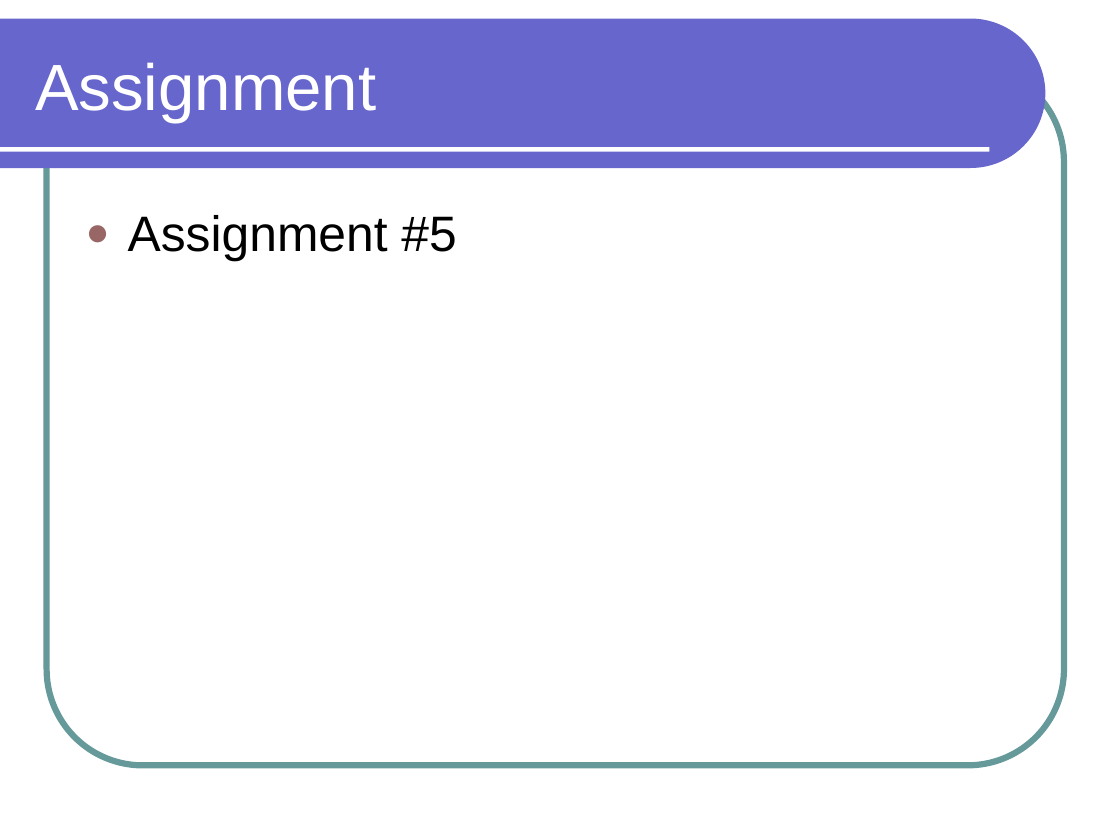
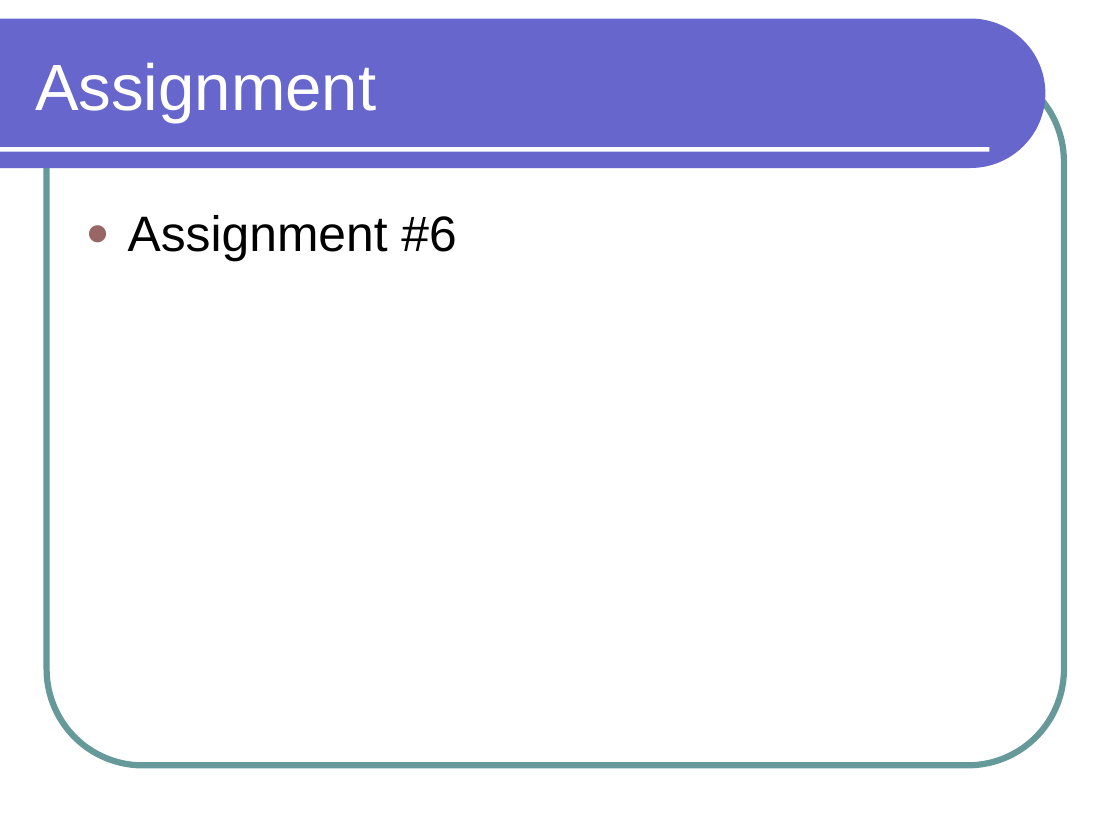
Before and after one commit to lutzhamel/CSC301, a slide deck: slide 11 of notes/csc301-ln011.ppt. Drawn at 1120x840 pixels with LibreOffice and Linux fonts; fonts in the diff are those of the drawing. Boxes give left, top, right and bottom in pixels: in the first picture for what was removed or moved away, otherwise in the second. Text is boxed around its words. In the diff, an @@ line names an element or a change of style, - is before the commit and + after.

```diff
--- a/notes/csc301-ln011.ppt
+++ b/notes/csc301-ln011.ppt
@@ text at (128, 215, 456, 261): text changed @@
-● Assignment #5
+● Assignment #6
```
Also in this commit, not shown: 8 other files.
